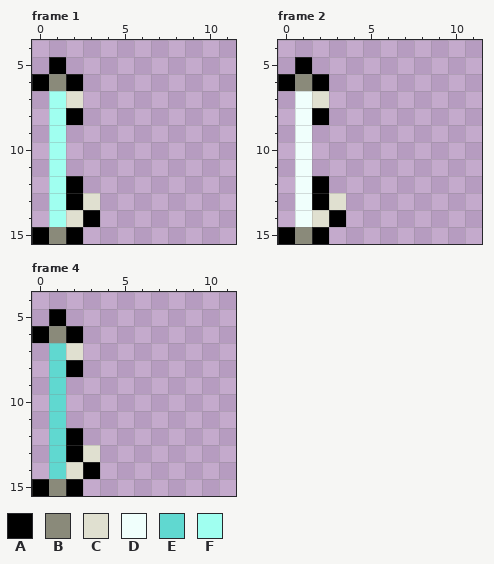
A pixel-art file gets an edit: resources/gfx/gear/main_hand/wraith/WraithBonebow-Up.aseprite. The picture above is the old version.
16x16 pixels, 4 frames. Shown: frame 1: x 0..11, y 4..15; frame 2: x 0..11, y 4..15; frame 4: x 0..11, y 4..15. The commit also changed other frames, which this record leaves out.
Palette (. is transparent): A #000000  B #8a8a7a  C #e0e0d0  D #f0fffc  E #60d8d0  F #a0fff0
Pixels before, frame 1, first column x 0:
 5 .A..
 6 ABA.
 7 .FC.
 8 .FA.
 9 .F..
10 .F..
11 .F..
12 .FA.
13 .FAC
14 .FCA
15 ABA.
Pixels before, frame 2, first column x 0:
 5 .A..
 6 ABA.
 7 .DC.
 8 .DA.
 9 .D..
10 .D..
11 .D..
12 .DA.
13 .DAC
14 .DCA
15 ABA.
Pixels before, frame 4, first column x 0:
 5 .A..
 6 ABA.
 7 .EC.
 8 .EA.
 9 .E..
10 .E..
11 .E..
12 .EA.
13 .EAC
14 .ECA
15 ABA.
And afterwards:
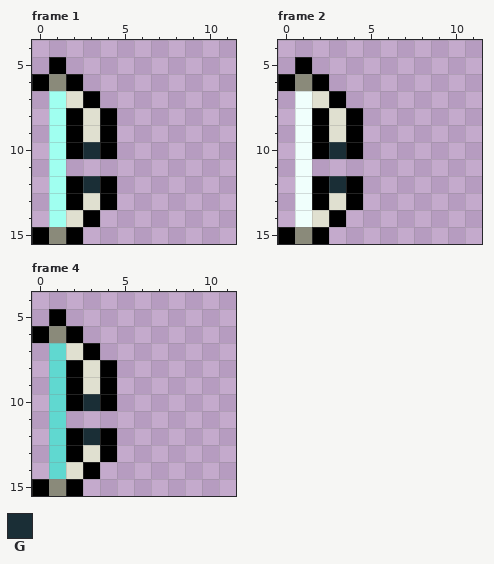
Colours new in this view: G #1a2e36
Edits made:
Changed rows in their new state; - is an unchanged pixel.
Frame 1, layer "Main Hand":
first column x 2:
 7 -A-
 8 -CA
 9 ACA
10 AGA
12 -GA
13 --A
Frame 2, layer "Main Hand": the same change as frame 1
Frame 4, layer "Main Hand": the same change as frame 1
Changed places in both pictures, as pixel boxes (x1, y1, x2, y2):
added: (66, 91, 117, 210)
added: (312, 91, 363, 210)
added: (66, 343, 117, 462)
